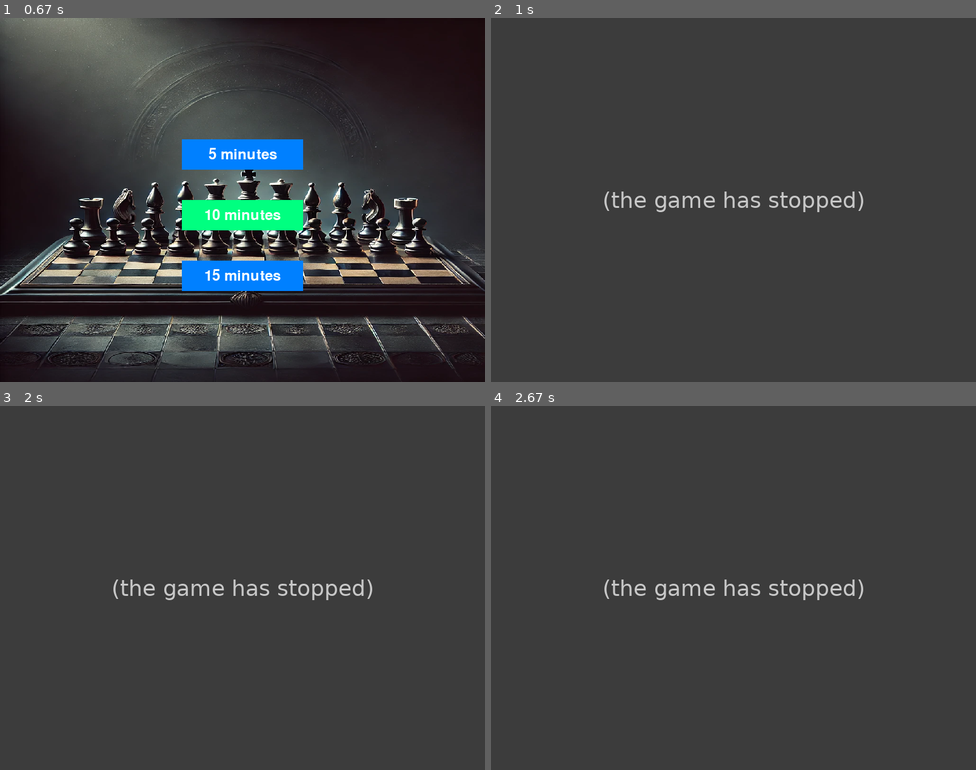
Above: before the commit, frames 1-4 (two rows, left to right).
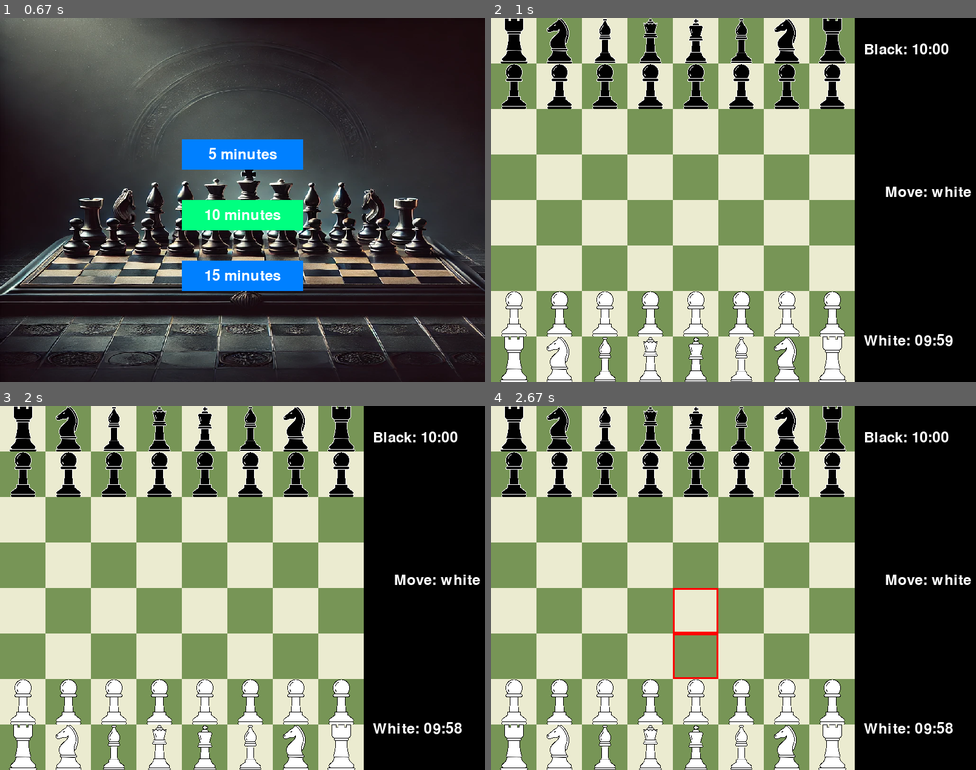
Above: after the commit, the same moments.

Repository: DecidedViewerDumb/ChessPyGame
Game: pygame game, started from main.py
The game is run twice, just before and just after one commit, with the same random seed, the same clock (stepped at 60 frames per second) and the same inputs.
Inputs (mouse positions are in pixels of both pictures, inside the frame that each line leads up to):
- Up to frame 1 (0.67 s): click (242, 200) at 0.38 s
- Up to frame 2 (1 s): click (733, 221) at 0.72 s
- Up to frame 3 (2 s): no input
- Up to frame 4 (2.67 s): click (709, 682) at 2.05 s

Frame 1 is identical in both runs. In frame 2, 100% of the frame differs, in the area x 0-100%, y 0-100%; in frame 3, 100%; in frame 4, 100%.
Error before the commit: NameError: name 'opponent_colour' is not defined (game_state_checker.py line 21); the game stopped at 0.72 s (later frames are placeholders)

Commit message:
Removed error

Diff:
--- a/classes/game_state_checker.py
+++ b/classes/game_state_checker.py
@@ -14,7 +14,7 @@
         if not king_pos:
             return False
 
-        opponent_colourr = "black" if colour == "white" else "white"
+        opponent_colour = "black" if colour == "white" else "white"
         for row in range(8):
             for col in range(8):
                 piece = self.board.grid[row][col]
